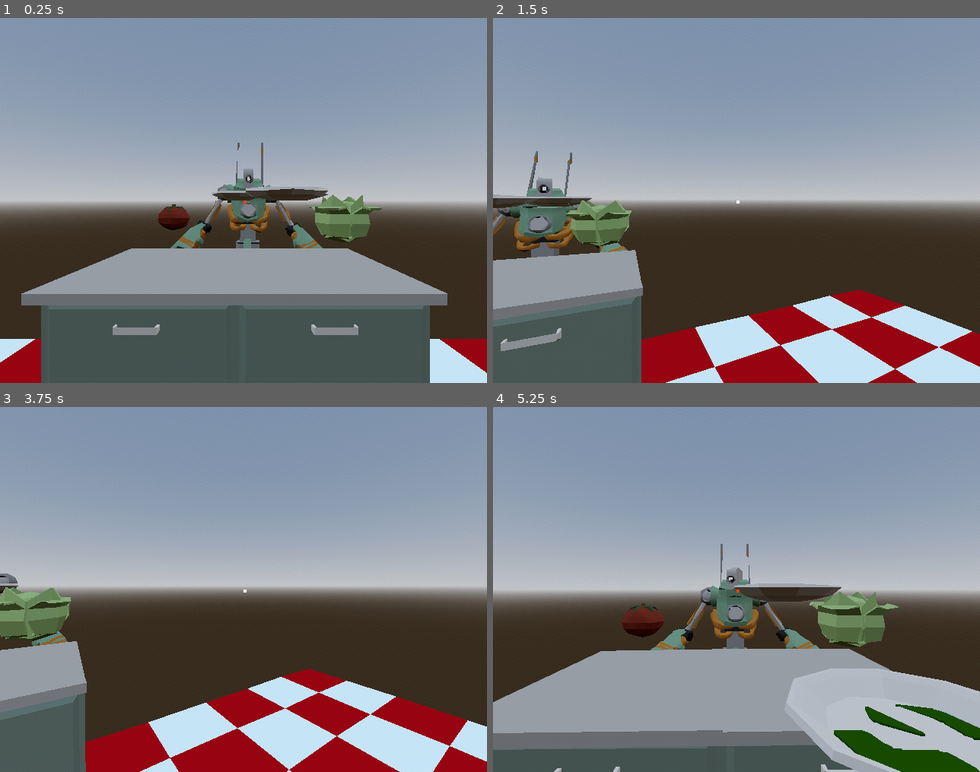
Above: before the commit, frames 1-4 (two rows, left to right).
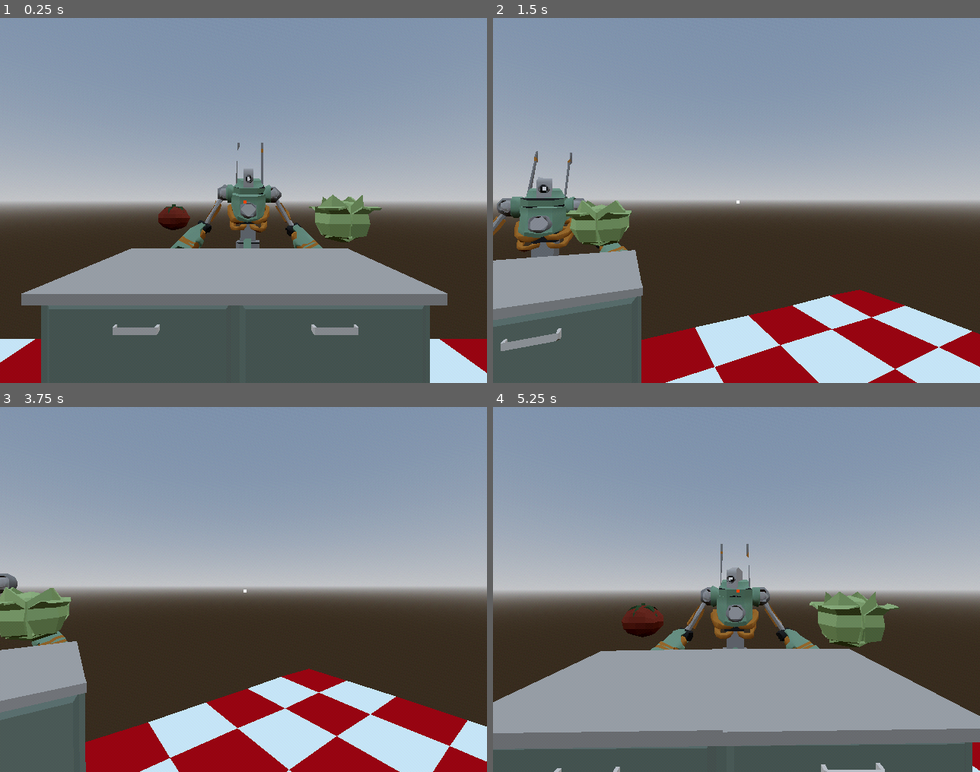
Above: after the commit, the same moments.

Repository: connor-lennox/DemoDisk
Game: Godot game, scene res://game.tscn
Same seed, same stepped clock (60 frames per second), same inputs: the game is played once before the commit and once after it.
Inputs (mouse positions are in pixels of both pictures, inside the frame that each line leads up to):
- Up to frame 1 (0.25 s): no input
- Up to frame 2 (1.5 s): move the mouse to (760, 200) at 0.52 s; hold Right (ui_right) 0.53-1.28 s; click (760, 200) at 0.6 s; tap Enter at 1.25 s; move the mouse to (712, 200) at 1.27 s; hold Left (ui_left) from 1.28 s (still down); click (712, 200) at 1.35 s
- Up to frame 3 (3.75 s): move the mouse to (253, 582) at 2.02 s; release Left (ui_left) at 2.03 s; hold Right (ui_right) 2.03-3.53 s; click (253, 582) at 2.1 s; tap Space at 2.75 s; move the mouse to (238, 596) at 2.77 s; click (238, 596) at 2.85 s; tap Enter at 3.5 s; move the mouse to (282, 593) at 3.52 s; hold Left (ui_left) from 3.53 s (still down); click (282, 593) at 3.6 s
- Up to frame 4 (5.25 s): keep holding Left (ui_left); move the mouse to (697, 585) at 4.27 s; click (697, 585) at 4.35 s; move the mouse to (741, 589) at 5.02 s; click (741, 589) at 5.1 s

The runs differ from the first frame. In frame 1, 0.6% of the frame differs, in the area x 43-68%, y 46-50%; in frame 2, 0.5%; in frame 3, less than 0.1%; in frame 4, 8.9%, in the area x 49-100%, y 48-100%.

Commit message:
recalc particle aabb

Diff:
--- a/items/plate_item.tscn
+++ b/items/plate_item.tscn
@@ -49,6 +49,7 @@
 
 [node name="MeshRoot" type="Node3D" parent="."]
 transform = Transform3D(0.25, 0, 0, 0, 0.25, 0, 0, 0, 0.25, 0, 0, 0)
+visible = false
 
 [node name="Plate" parent="MeshRoot" instance=ExtResource("2_x4xmc")]
 
@@ -70,6 +71,6 @@
 amount = 30
 one_shot = true
 explosiveness = 0.8
-visibility_aabb = AABB(-0.398932, -0.350604, -0.408839, 0.834513, 0.693431, 0.760097)
+visibility_aabb = AABB(-0.433241, -0.541993, -0.386726, 0.823628, 1.05117, 0.67921)
 process_material = SubResource("ParticleProcessMaterial_owt0n")
 draw_pass_1 = SubResource("BoxMesh_3vf82")
